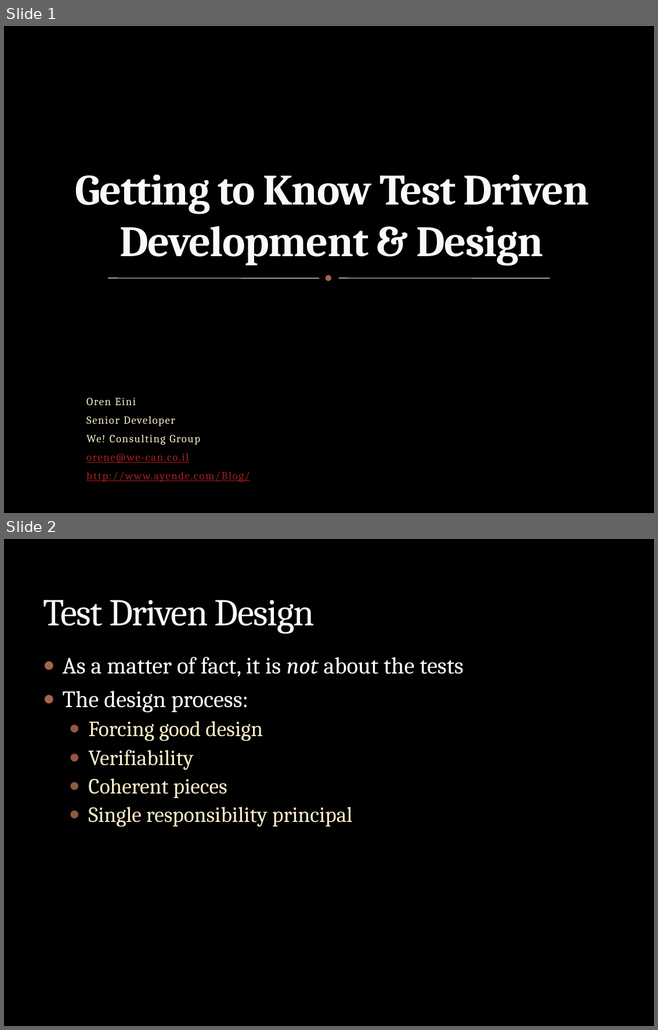
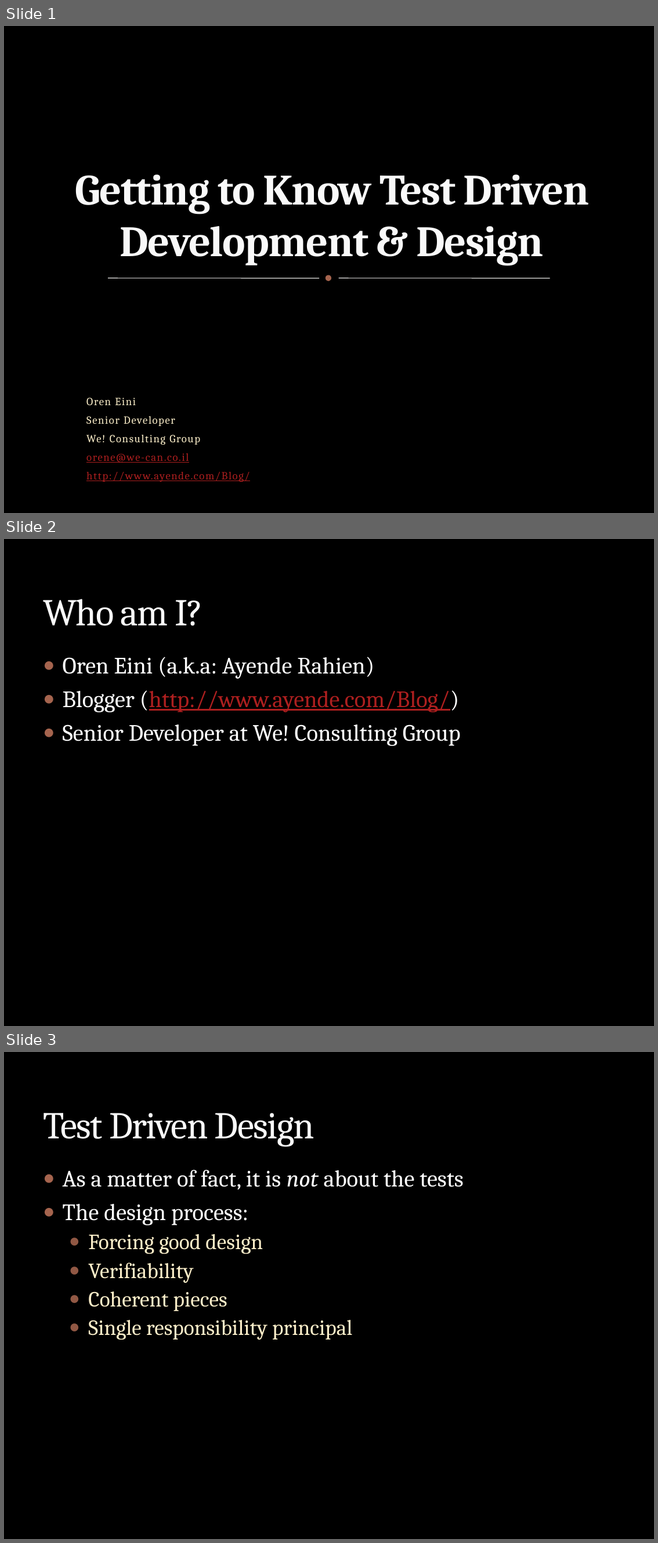
Before and after one commit to codechip/rhino-tools, a slide deck: SampleApplications/GettingStartedUnitTesting/Getting to Know Test Driven Development & Design.pptx. Shown one above the other, each under a label of ours: slides 1 and 2 before the commit, slides 1, 2 and 3 after it. The pictures are 658x1030 and 658x1543 pixels, drawn with LibreOffice and Linux fonts; fonts in the diff are those of the drawing; background and template pictures are left out. Boxes give left, top, right and bottom in pixels: in the first picture for what was removed or moved away, otherwise in the second. Text is boxed around its words. In the diff, an @@ line names an element or a change of style, - is before the commit and + after.

```diff
--- a/SampleApplications/GettingStartedUnitTesting/Getting to Know Test Driven Development & Design.pptx
+++ b/SampleApplications/GettingStartedUnitTesting/Getting to Know Test Driven Development & Design.pptx
@@ slide 2 added at bbox=[4, 539, 654, 1026], background picture (left out) @@
@@ title added at bbox=[43, 599, 202, 626], 42 pt, text #F9F9F9 @@
+Who am I?
@@ text added at bbox=[63, 657, 460, 746], 26 pt, text #FFFFFF @@
+● Oren Eini (a.k.a: Ayende Rahien)
+● Blogger (http://www.ayende.com/Blog/)
+● Senior Developer at We! Consulting Group
@@ what was slide 2 is now slide 3 @@
```
Also in this commit, not shown: 1 other file.
